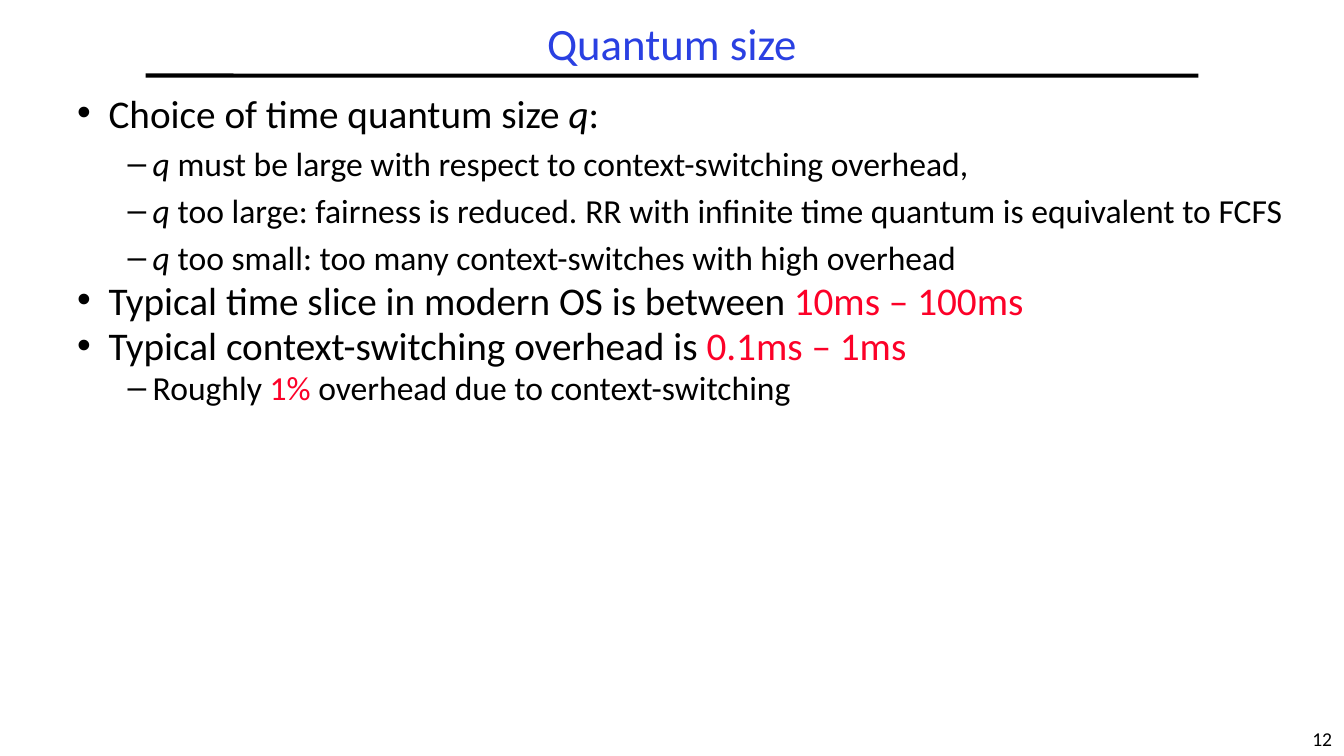
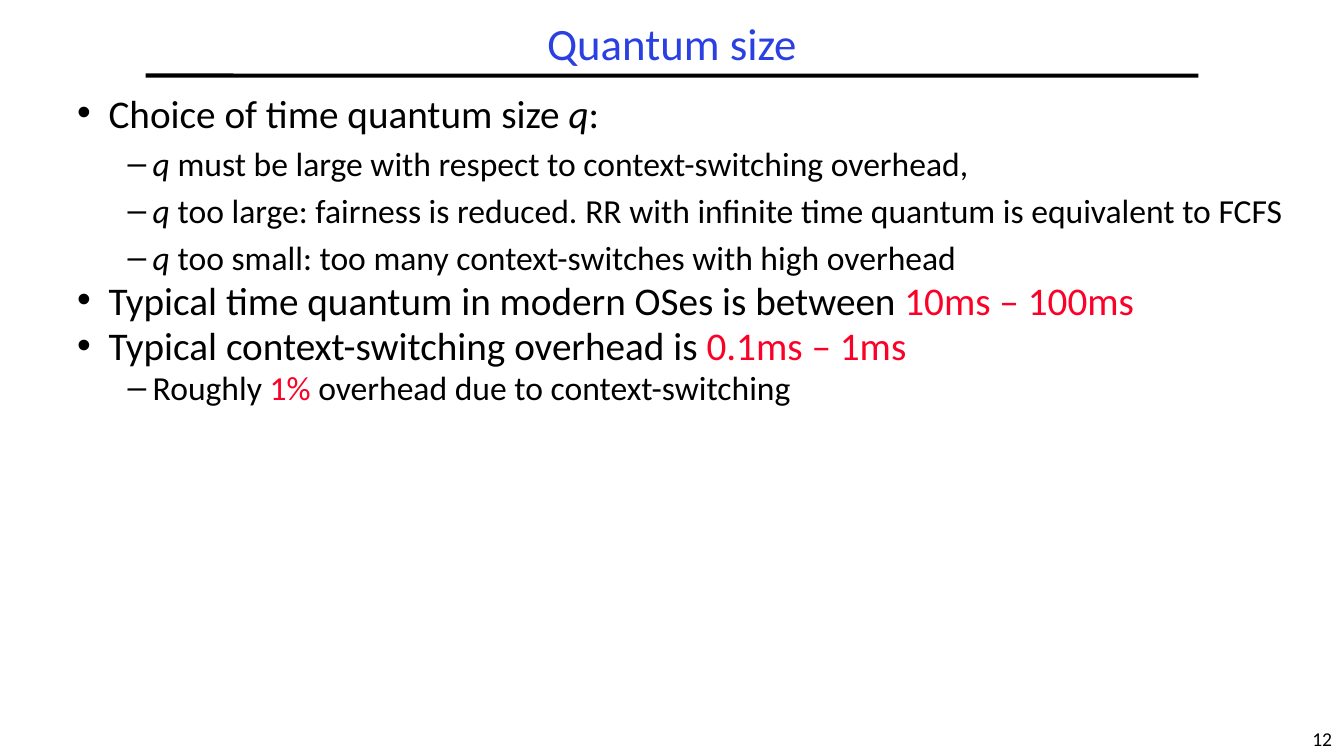
Before and after one commit to guhofstra/CSC256Fa25, a slide deck: slide 12 of PPTs/L5-Scheduling.pptx. Drawn at 1344x756 pixels with LibreOffice and Linux fonts; fonts in the diff are those of the drawing. Boxes give left, top, right and bottom in pixels: in the first picture for what was removed or moved away, otherwise in the second. Text is boxed around its words. In the diff, an @@ line names an element or a change of style, - is before the commit and + after.

```diff
--- a/PPTs/L5-Scheduling.pptx
+++ b/PPTs/L5-Scheduling.pptx
@@ text at [109,287,1134,322]: text changed @@
-• Typical time slice in modern OS is between 10ms – 100ms
+• Typical time quantum in modern OSes is between 10ms – 100ms
```
Also in this commit, not shown: 4 other slides changed, 6 other files.
